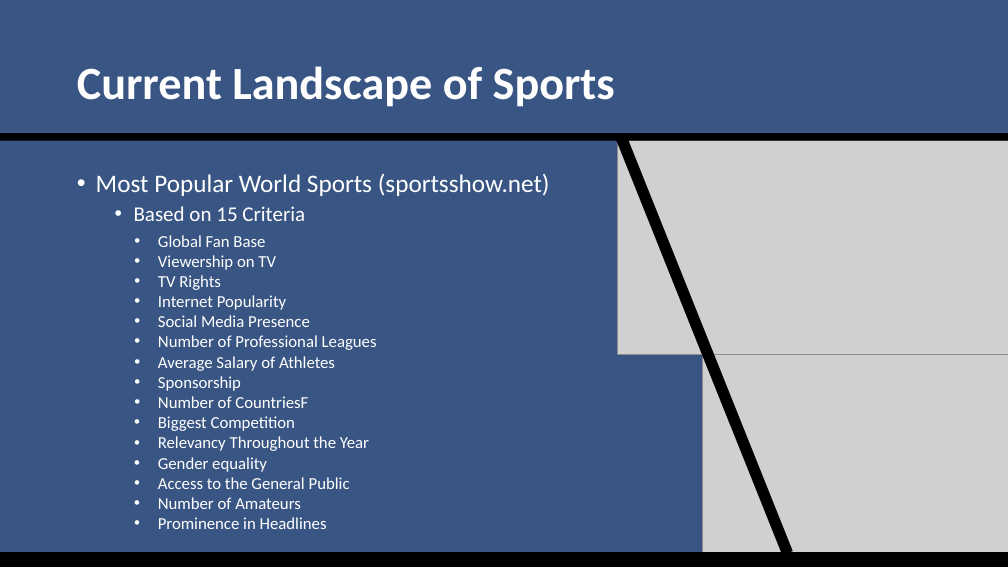
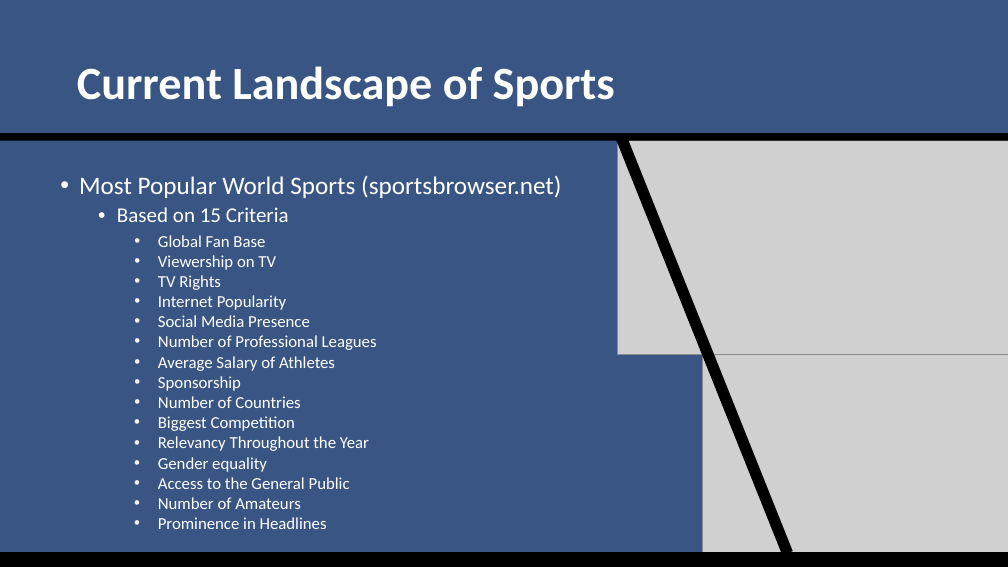
Before and after one commit to SuperMarioGiacomazzo/STOR538_WEBSITE, a slide deck: slide 9 of Slides/Sports Analytics 1/Sports_Analytics_1_Lecture.pptx. Drawn at 1008x567 pixels with LibreOffice and Linux fonts; fonts in the diff are those of the drawing; grey boxes stand for pictures. Boxes give left, top, right and bottom in pixels: in the first picture for what was removed or moved away, otherwise in the second. Text is boxed around its words. In the diff, an @@ line names an element or a change of style, - is before the commit and + after.

```diff
--- a/Slides/Sports Analytics 1/Sports_Analytics_1_Lecture.pptx
+++ b/Slides/Sports Analytics 1/Sports_Analytics_1_Lecture.pptx
@@ text "Most Popular World Sports (sportsbrowser.net)" moved from (x1=96, y1=174, x2=550, y2=221) to (x1=79, y1=176, x2=561, y2=222) @@
@@ text at (x1=79, y1=176, x2=561, y2=198): text changed @@
-• Most Popular World Sports (sportsshow.net)
+• Most Popular World Sports (sportsbrowser.net)
@@ text at (x1=158, y1=396, x2=300, y2=408): text changed @@
-  • Number of CountriesF
+  • Number of Countries
```
Also in this commit, not shown: 4 other slides changed, 5 slides added, 7 other files.
